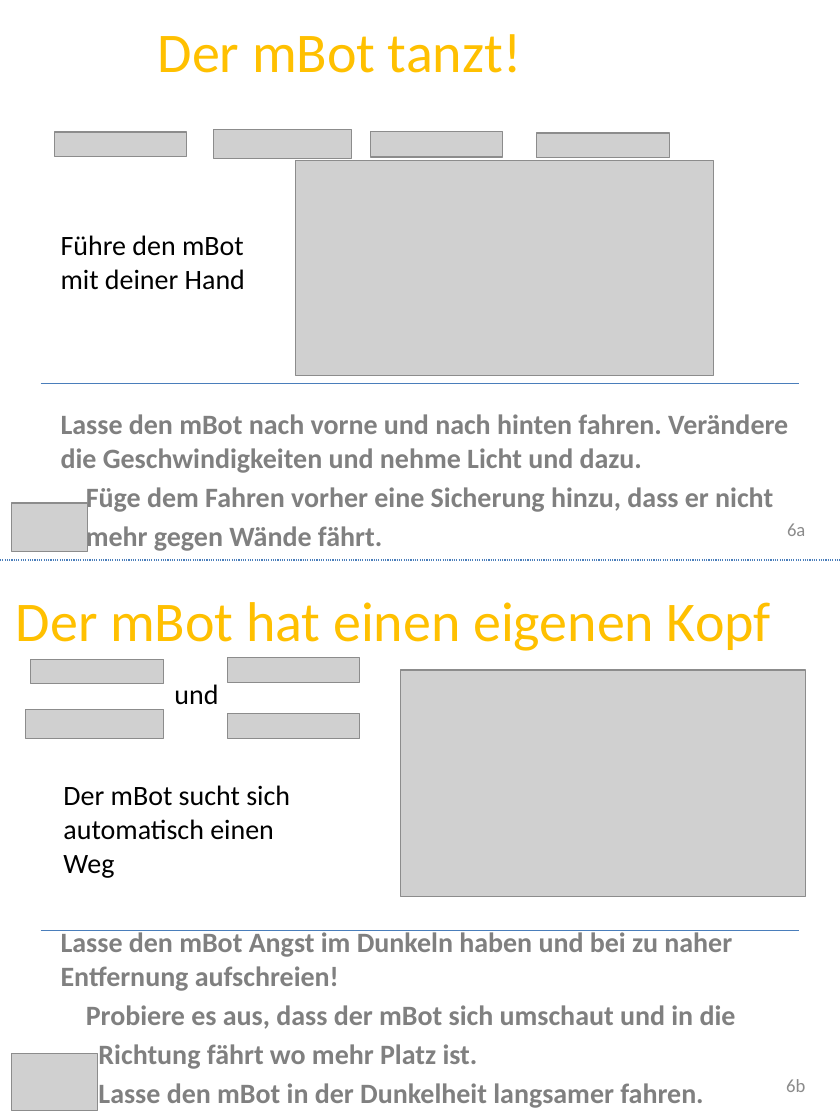
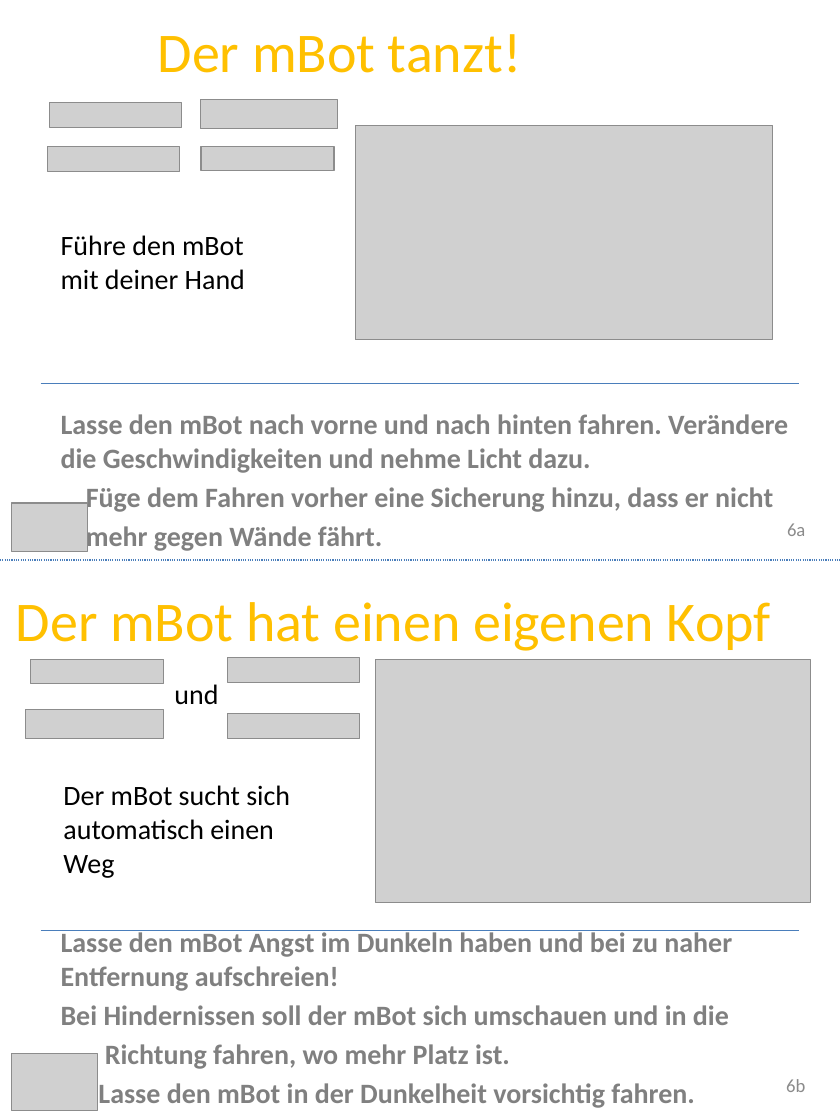
Before and after one commit to Devoxx4KidsDE/workshop-mbot, a slide deck: slide 6 of d4k Workshop mbot.pptx. Drawn at 840x1120 pixels with LibreOffice and Linux fonts; fonts in the diff are those of the drawing; grey boxes stand for pictures; background and template pictures are left out. Boxes give left, top, right and bottom in pixels: in the first picture for what was removed or moved away, otherwise in the second. Text is boxed around its words. In the diff, an @@ line names an element or a change of style, - is before the commit and + after.

```diff
--- a/d4k Workshop mbot.pptx
+++ b/d4k Workshop mbot.pptx
@@ picture: place and size @@
-picture at [55, 132, 187, 157]
+picture at [49, 103, 181, 128]
@@ picture: place and size @@
-picture at [214, 130, 352, 159]
+picture at [200, 100, 338, 129]
@@ picture: place and size @@
-picture at [371, 131, 503, 157]
+picture at [48, 147, 180, 172]
@@ picture: place and size @@
-picture at [536, 133, 670, 158]
+picture at [200, 147, 334, 171]
@@ picture: place and size @@
-picture at [296, 161, 713, 376]
+picture at [355, 125, 773, 340]
@@ text at [61, 414, 788, 473]: text changed @@
-Lasse den mBot nach vorne und nach hinten fahren. Verändere die Geschwindigkeiten und nehme Licht und dazu.
+Lasse den mBot nach vorne und nach hinten fahren. Verändere die Geschwindigkeiten und nehme Licht dazu.
@@ picture: place and size @@
-picture at [401, 670, 805, 896]
+picture at [375, 660, 811, 903]
@@ text at [61, 1005, 729, 1108]: text changed @@
-Probiere es aus, dass der mBot sich umschaut und in die
-Richtung fährt wo mehr Platz ist.
-Lasse den mBot in der Dunkelheit langsamer fahren.
+Bei Hindernissen soll der mBot sich umschauen und in die
+Richtung fahren, wo mehr Platz ist.
+Lasse den mBot in der Dunkelheit vorsichtig fahren.
```
Also in this commit, not shown: 3 other slides changed, 1 slide added, 1 other file.
